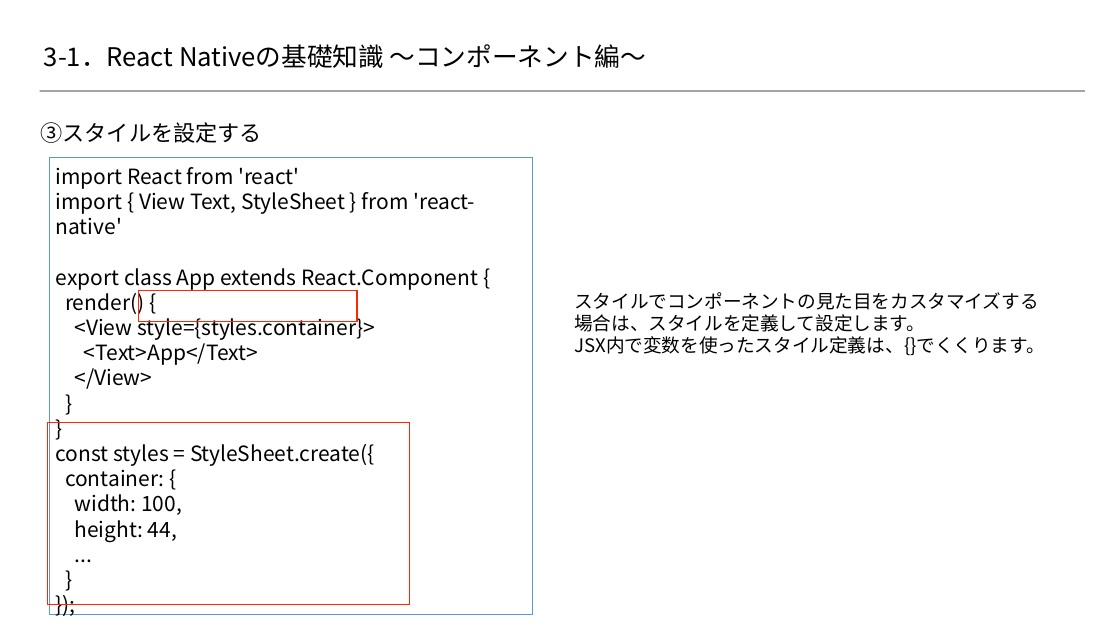
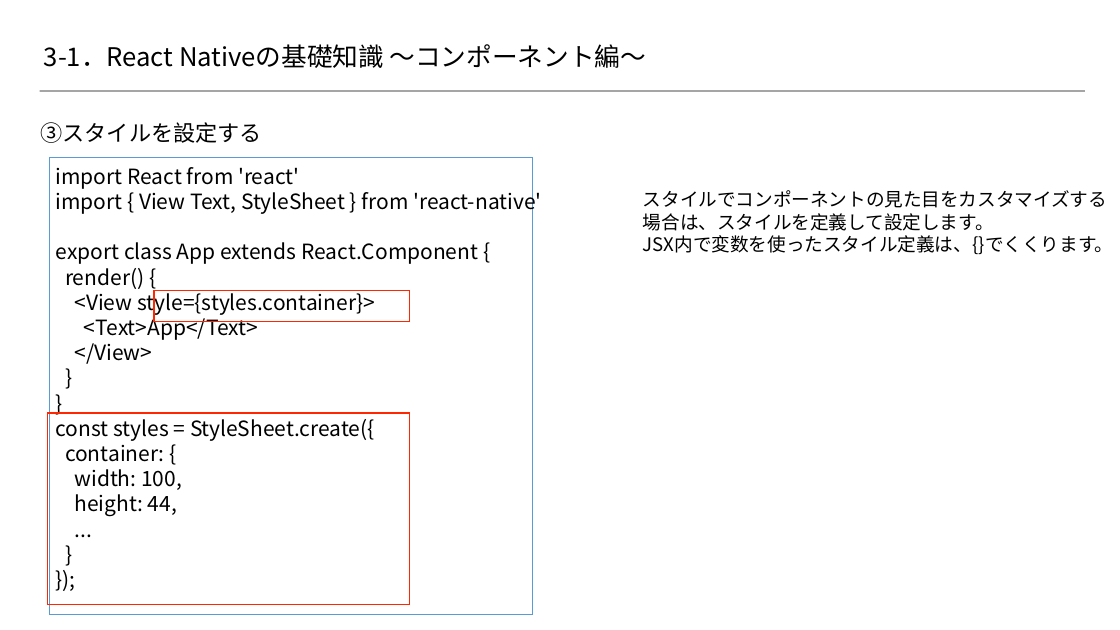
Before and after one commit to 2018SYSTEMI34/diary, a slide deck: slide 4 of doc/02_SlideShare/01.ネタ/３_ReactNative基礎知識/3-1.pptx. Drawn at 1120x630 pixels with LibreOffice and Linux fonts; fonts in the diff are those of the drawing; background and template pictures are left out. Boxes give left, top, right and bottom in pixels: in the first picture for what was removed or moved away, otherwise in the second. Text is boxed around its words. In the diff, an @@ line names an element or a change of style, - is before the commit and + after.

Commit message:
ReactNative基礎知識　図形のずれを修正
図形のずれを修正

```diff
--- a/doc/02_SlideShare/01.ネタ/３_ReactNative基礎知識/3-1.pptx
+++ b/doc/02_SlideShare/01.ネタ/３_ReactNative基礎知識/3-1.pptx
@@ text "import React from 'react'" rewrapped from box(56, 167, 478, 542) to box(56, 167, 541, 517) @@
@@ text "スタイルでコンポーネントの見た目をカスタマイズする": place and size @@
-text "スタイルでコンポーネントの見た目をカスタマイズする" at box(574, 292, 1045, 356)
+text "スタイルでコンポーネントの見た目をカスタマイズする" at box(643, 190, 1114, 255)
@@ rectangle: place and size @@
-rectangle at box(139, 291, 357, 322)
+rectangle at box(154, 291, 409, 322)
@@ rectangle: place and size @@
-rectangle at box(48, 423, 410, 605)
+rectangle at box(48, 413, 410, 605)
```
Also in this commit, not shown: 4 other slides changed.
